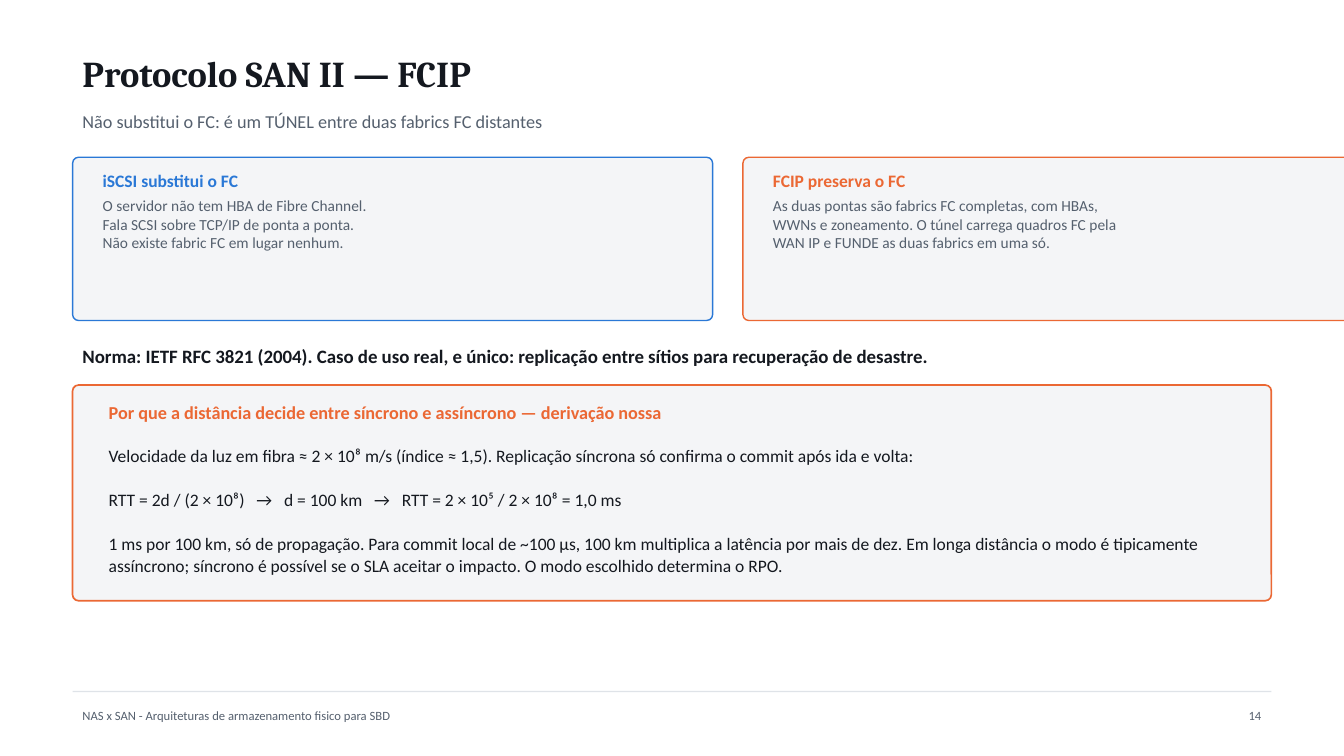
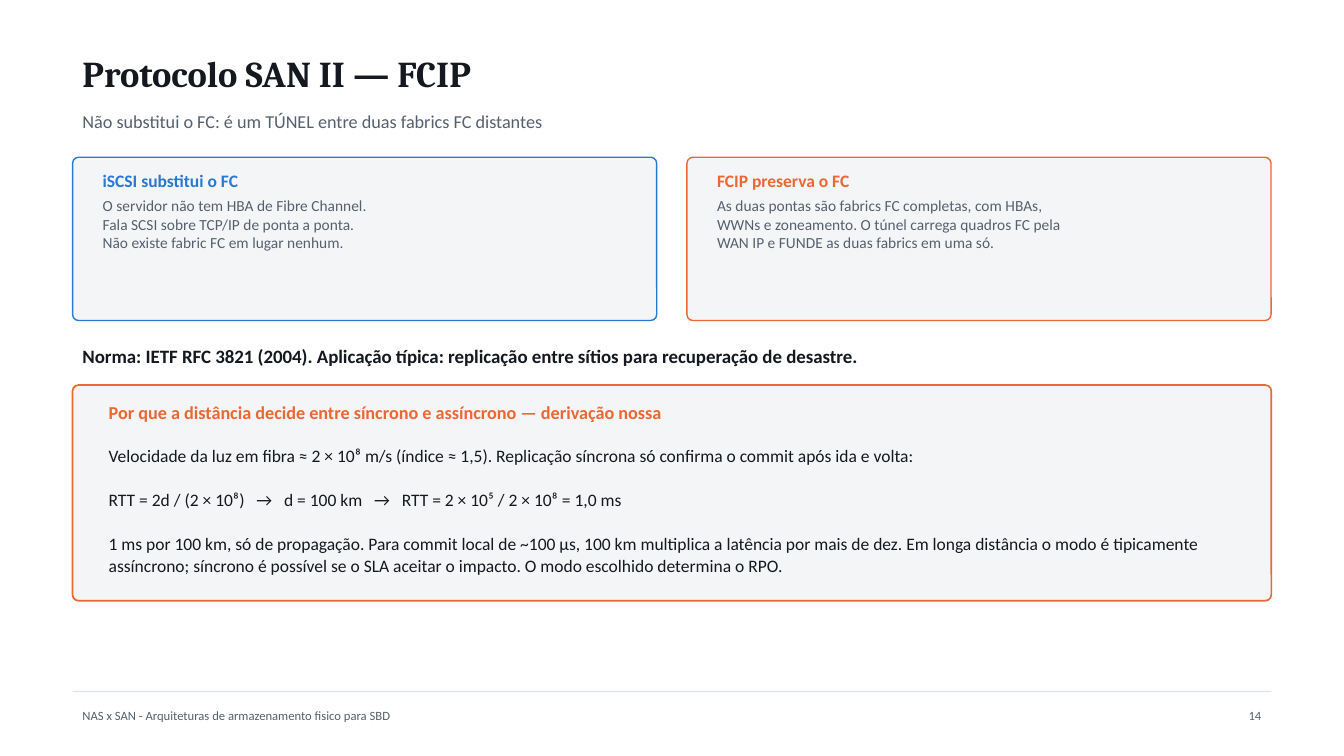
Before and after one commit to guilherme-hu/Trabalho-CBD, a slide deck: slide 15 of NAS, SAN e AST/Slides_NAS_SAN_Armazenamento_SBD.pptx. Drawn at 1344x756 pixels with LibreOffice and Linux fonts; fonts in the diff are those of the drawing. Boxes give left, top, right and bottom in pixels: in the first picture for what was removed or moved away, otherwise in the second. Text is boxed around its words. In the diff, an @@ line names an element or a change of style, - is before the commit and + after.

Commit message:
Revisa entregas de Storage e NAS/SAN/AST
Corrige unidades, preços e afirmações técnicas dos relatórios.

Enxuga e regenera PDFs, apresentações e gráficos, preservando os requisitos dos enunciados.

Fortalece os verificadores de consistência e normaliza a estrutura dos arquivos PPTX.

```diff
--- a/NAS, SAN e AST/Slides_NAS_SAN_Armazenamento_SBD.pptx
+++ b/NAS, SAN e AST/Slides_NAS_SAN_Armazenamento_SBD.pptx
@@ rounded rectangle: place and size @@
-rounded rectangle at (73, 157, 713, 321)
+rounded rectangle at (73, 157, 656, 321)
@@ rounded rectangle: place and size @@
-rounded rectangle at (743, 157, 1344, 321)
+rounded rectangle at (688, 157, 1271, 321)
@@ text "FCIP preserva o FC": place and size @@
-text "FCIP preserva o FC" at (773, 175, 905, 190)
+text "FCIP preserva o FC" at (717, 175, 849, 190)
@@ text "As duas pontas são fabrics ...": place and size @@
-text "As duas pontas são fabrics ..." at (773, 200, 1116, 248)
+text "As duas pontas são fabrics ..." at (717, 200, 1061, 248)
@@ text at (82, 349, 857, 366): text changed @@
-Norma: IETF RFC 3821 (2004). Caso de uso real, e único: replicação entre sítios para recuperação de desastre.
+Norma: IETF RFC 3821 (2004). Aplicação típica: replicação entre sítios para recuperação de desastre.
```
Also in this commit, not shown: 14 other slides changed, 1 slide removed, 19 other files.
